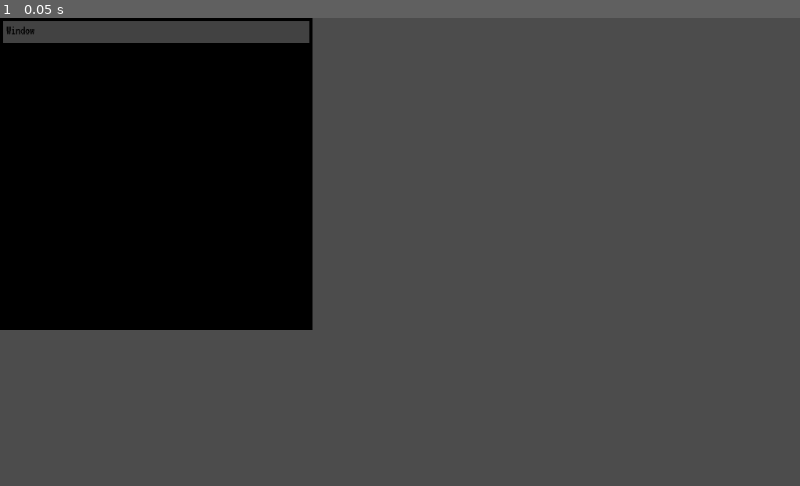
Above: before the commit, frame 1.
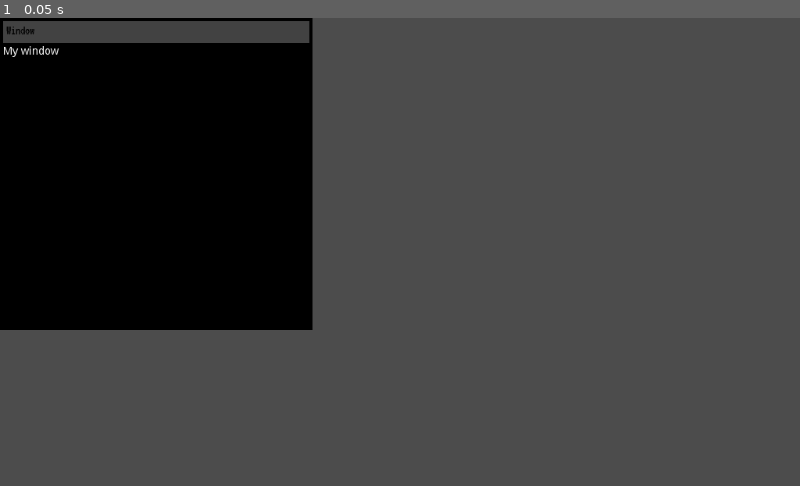
Above: after the commit, the same moment.

Repository: Lunatic-Games/egress
Game: Godot game, scene res://game.tscn
The game is run twice, just before and just after one commit, with the same random seed, the same clock (stepped at 60 frames per second) and the same inputs. Before the commit the project has no main scene; this scene is started directly in both runs.
Inputs:
- Up to frame 1 (0.05 s): no input

The runs differ from the first frame. In frame 1, less than 0.1% of the frame differs, in the area x 0-8%, y 5-9%.

Commit message:
Content is positioned

Diff:
--- a/project.godot
+++ b/project.godot
@@ -15,6 +15,7 @@
 [application]
 
 config/name="Egress"
+run/main_scene="res://game.tscn"
 config/icon="res://icon.png"
 
 [rendering]
--- a/windows/example_win/example.tscn
+++ b/windows/example_win/example.tscn
@@ -4,3 +4,11 @@
 __meta__ = {
 "_edit_use_anchors_": false
 }
+
+[node name="RichTextLabel" type="RichTextLabel" parent="."]
+margin_right = 185.0
+margin_bottom = 83.0
+text = "My window"
+__meta__ = {
+"_edit_use_anchors_": false
+}
--- a/windows/window_base.gd
+++ b/windows/window_base.gd
@@ -16,9 +16,5 @@
 	$WindowBar.rect_size = Vector2(self.rect_size.x-2*BAR_MARGIN, BAR_HEIGHT)
 	var content_source = load(source_path)
 	content = content_source.instance()
-	content.rect_position = Vector2(0, BAR_HEIGHT)
-	#content.rect_size = Vector2(win_rect.size.x, win_rect.size.y - BAR_HEIGHT)
-
-# Called every frame. 'delta' is the elapsed time since the previous frame.
-#func _process(delta):
-#	pass
+	content.rect_position = Vector2(BAR_MARGIN, BAR_HEIGHT + 2*BAR_MARGIN)
+	$Content.add_child(content)
--- a/windows/window_base.tscn
+++ b/windows/window_base.tscn
@@ -31,3 +31,6 @@
 __meta__ = {
 "_edit_use_anchors_": false
 }
+
+[node name="Content" type="CanvasLayer" parent="."]
+layer = 2
